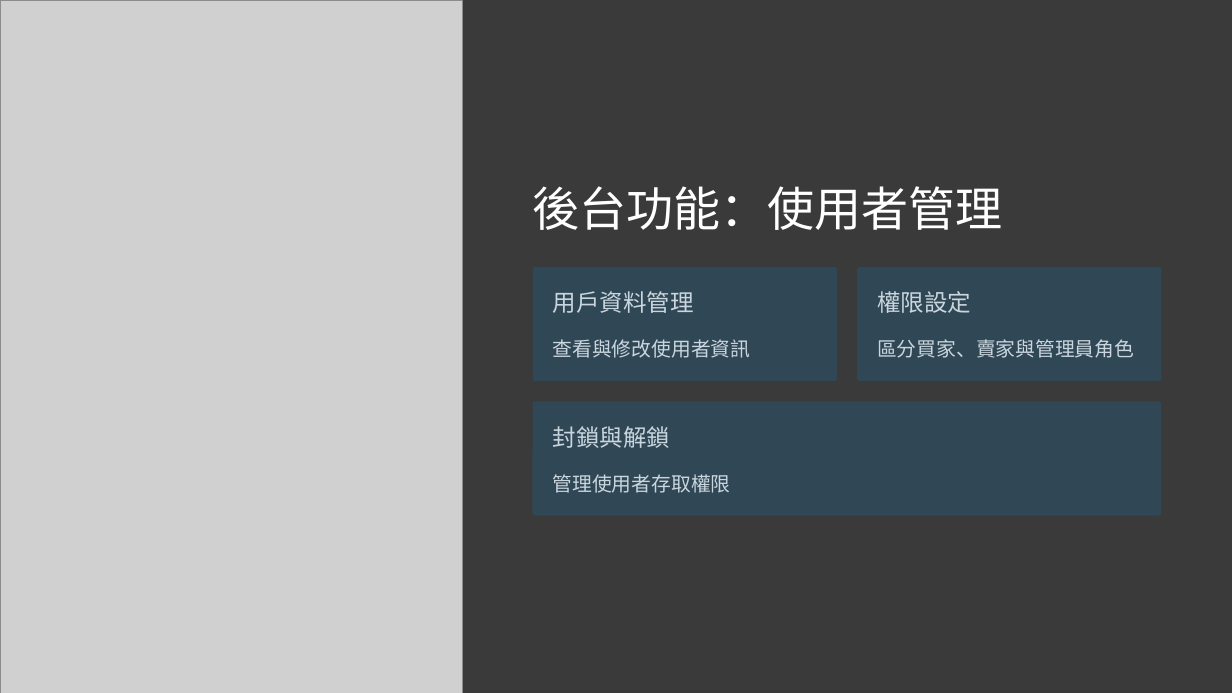
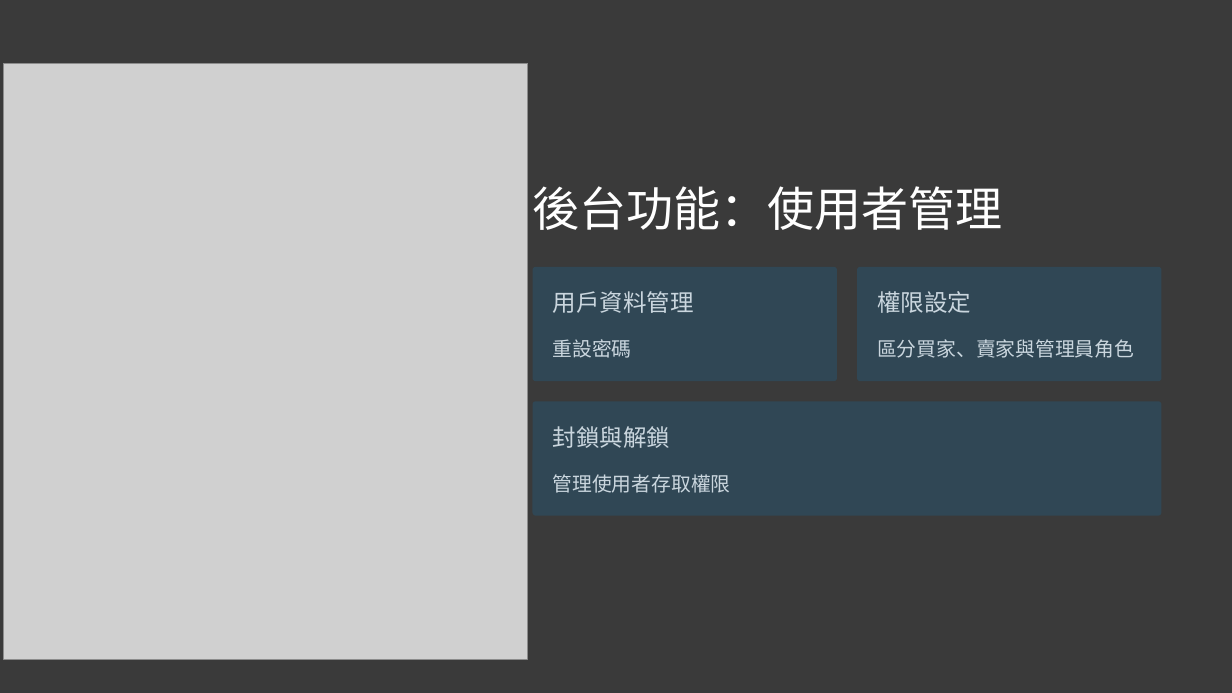
Before and after one commit to Balabababala/shoppingProject, a slide deck: slide 20 of 說明用工具/張允豪 購物網站 專題 ver.0.1.pptx (slide 21 before the commit). Drawn at 1232x693 pixels with LibreOffice and Linux fonts; fonts in the diff are those of the drawing; grey boxes stand for pictures. Boxes give left, top, right and bottom in pixels: in the first picture for what was removed or moved away, otherwise in the second. Text is boxed around its words. In the diff, an @@ line names an element or a change of style, - is before the commit and + after.

```diff
--- a/說明用工具/張允豪 購物網站 專題 ver.0.1.pptx
+++ b/說明用工具/張允豪 購物網站 專題 ver.0.1.pptx
@@ picture: place and size @@
-picture at [0,0,462,693]
+picture at [4,63,527,659]
@@ text at [553,339,632,358]: text changed @@
-查看與修改使用者資訊
+重設密碼
```
Also in this commit, not shown: 19 other slides changed, 2 slides added, 3 slides removed, 36 other files.
